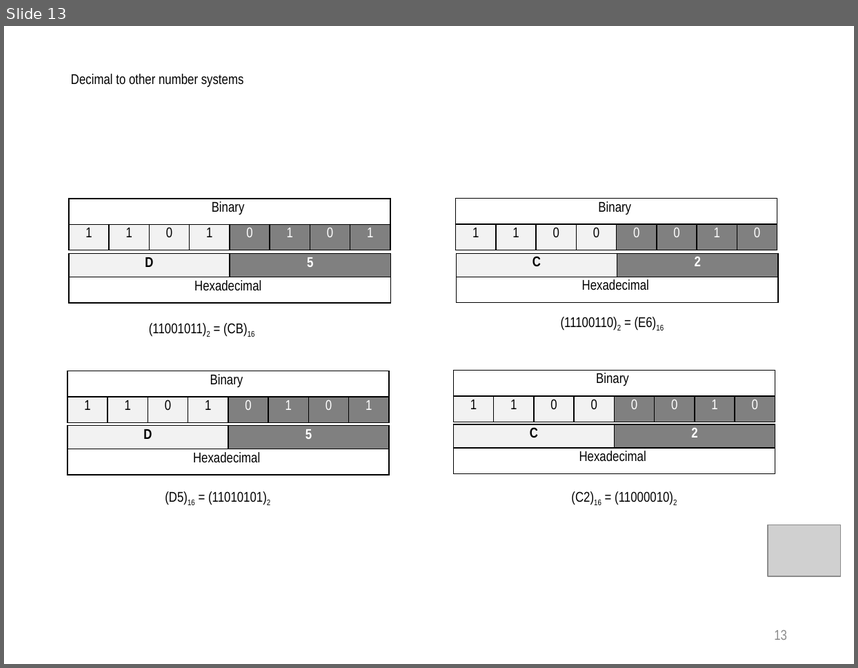
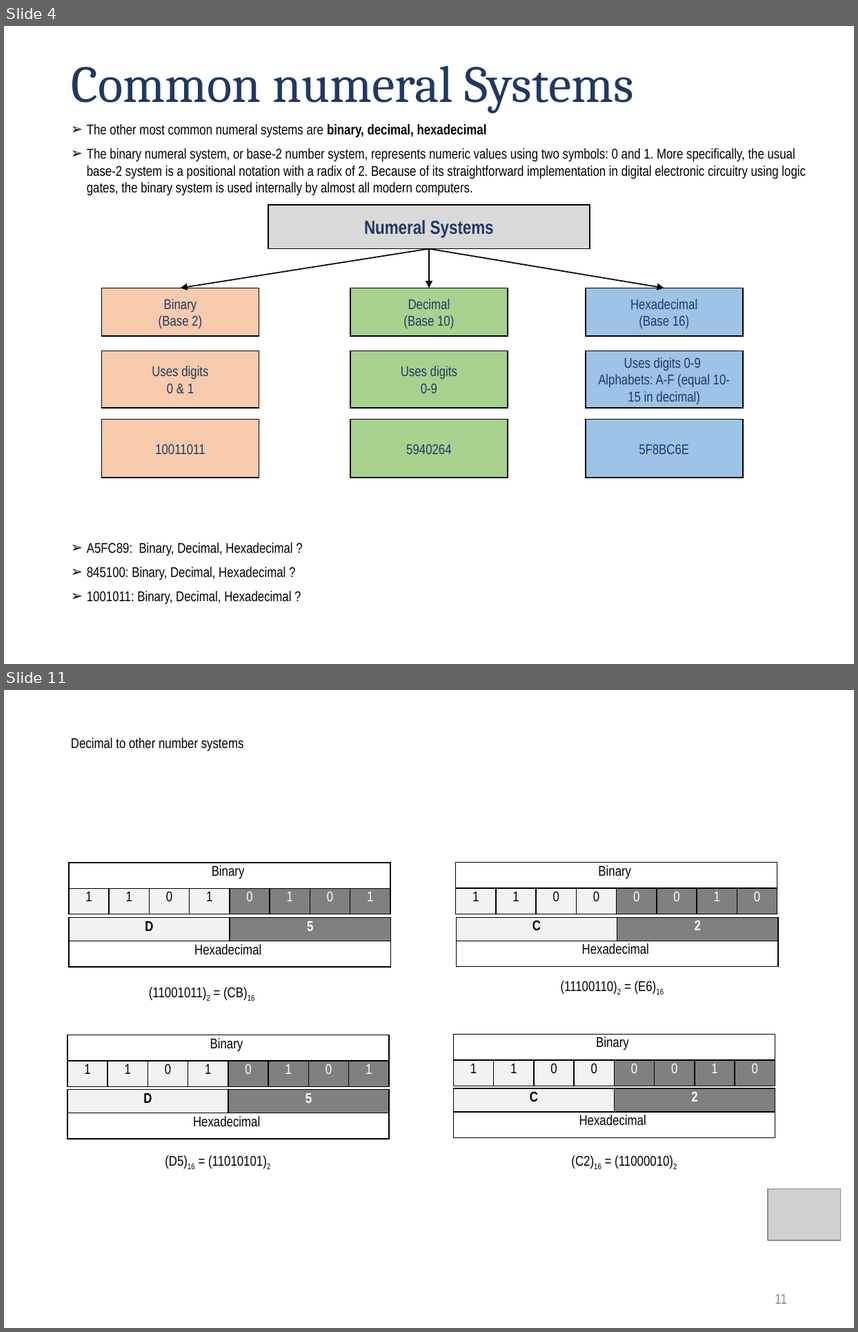
Before and after one commit to daoxuantruong/Demo, a slide deck: Numberic.pptx. Shown one above the other, each under a label of ours: slide 13 before the commit, slides 4 and 11 after it; the slides between them are not shown. The pictures are 858x668 and 858x1332 pixels, drawn with LibreOffice and Linux fonts; fonts in the diff are those of the drawing; grey boxes stand for pictures. Boxes give left, top, right and bottom in pixels: in the first picture for what was removed or moved away, otherwise in the second. Text is boxed around its words. In the diff, an @@ line names an element or a change of style, - is before the commit and + after.

```diff
--- a/Numberic.pptx
+++ b/Numberic.pptx
@@ slide 4 added at bbox=[4, 26, 854, 664], background #FFFFFF @@
@@ title added at bbox=[71, 65, 634, 113], 44 pt, text #203864 @@
+Common numeral Systems
@@ text added at bbox=[87, 124, 806, 196], 12 pt, text #000000 @@
+➢ The other most common numeral systems are binary, decimal, hexadecimal
+➢ The binary numeral system, or base-2 number system, represents numeric values using two symbols: 0 and 1. More specifically, the usual base-2 system is a positional notation with a radix of 2. Because of its straightforward implementation in digital electronic circuitry using logic gates, the binary system is used internally by almost all modern computers.
@@ rectangle added at bbox=[268, 205, 590, 249], fill #D9D9D9, outline #000000 1 pt, 16 pt, text #203864, bold @@
+Numeral Systems
@@ arrow added from (429, 249) to (180, 288), #000000 1 pt @@
@@ arrow added from (429, 249) to (664, 288), #000000 1 pt @@
@@ arrow added from (429, 249) to (429, 288), #000000 1 pt @@
@@ rectangle added at bbox=[102, 288, 259, 336], fill #F8CBAD, outline #000000 1 pt, 12 pt, text #203864 @@
+Binary
+(Base 2)
@@ rectangle added at bbox=[350, 288, 507, 336], fill #A9D18E, outline #000000 1 pt, 12 pt, text #203864 @@
+Decimal
+(Base 10)
@@ rectangle added at bbox=[586, 288, 743, 336], fill #9DC3E6, outline #000000 1 pt, 12 pt, text #203864 @@
+Hexadecimal
+(Base 16)
@@ rectangle added at bbox=[102, 351, 259, 408], fill #F8CBAD, outline #000000 1 pt, 12 pt, text #203864 @@
+Uses digits
+0 & 1
@@ rectangle added at bbox=[350, 351, 507, 408], fill #A9D18E, outline #000000 1 pt, 12 pt, text #203864 @@
+Uses digits
+0-9
@@ rectangle added at bbox=[586, 351, 743, 408], fill #9DC3E6, outline #000000 1 pt, 12 pt, text #203864 @@
+Uses digits 0-9
+Alphabets: A-F (equal 10-15 in decimal)
@@ rectangle added at bbox=[102, 419, 259, 477], fill #F8CBAD, outline #000000 1 pt, 12 pt, text #203864 @@
+10011011
@@ rectangle added at bbox=[350, 419, 507, 477], fill #A9D18E, outline #000000 1 pt, 12 pt, text #203864 @@
+5940264
@@ rectangle added at bbox=[586, 419, 743, 477], fill #9DC3E6, outline #000000 1 pt, 12 pt, text #203864 @@
+5F8BC6E
@@ text added at bbox=[87, 542, 292, 604], 12 pt, text #000000 @@
+➢ A5FC89: Binary, Decimal, Hexadecimal ?
+➢ 845100: Binary, Decimal, Hexadecimal ?
+➢ 1001011: Binary, Decimal, Hexadecimal ?
@@ what was slide 13 is now slide 11 @@
@@ page number at bbox=[775, 1294, 786, 1303]: text changed @@
-13
+11
```
Also in this commit, not shown: 11 slides changed, 2 slides removed.
